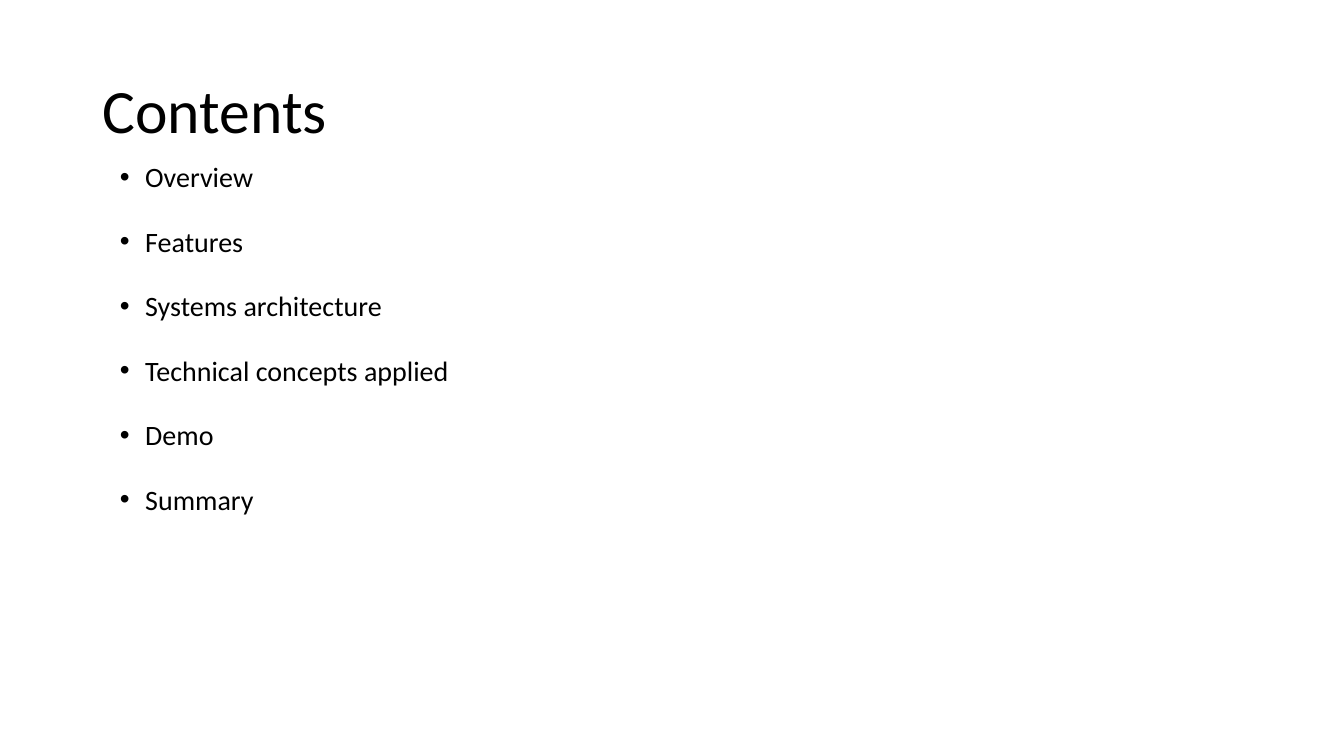
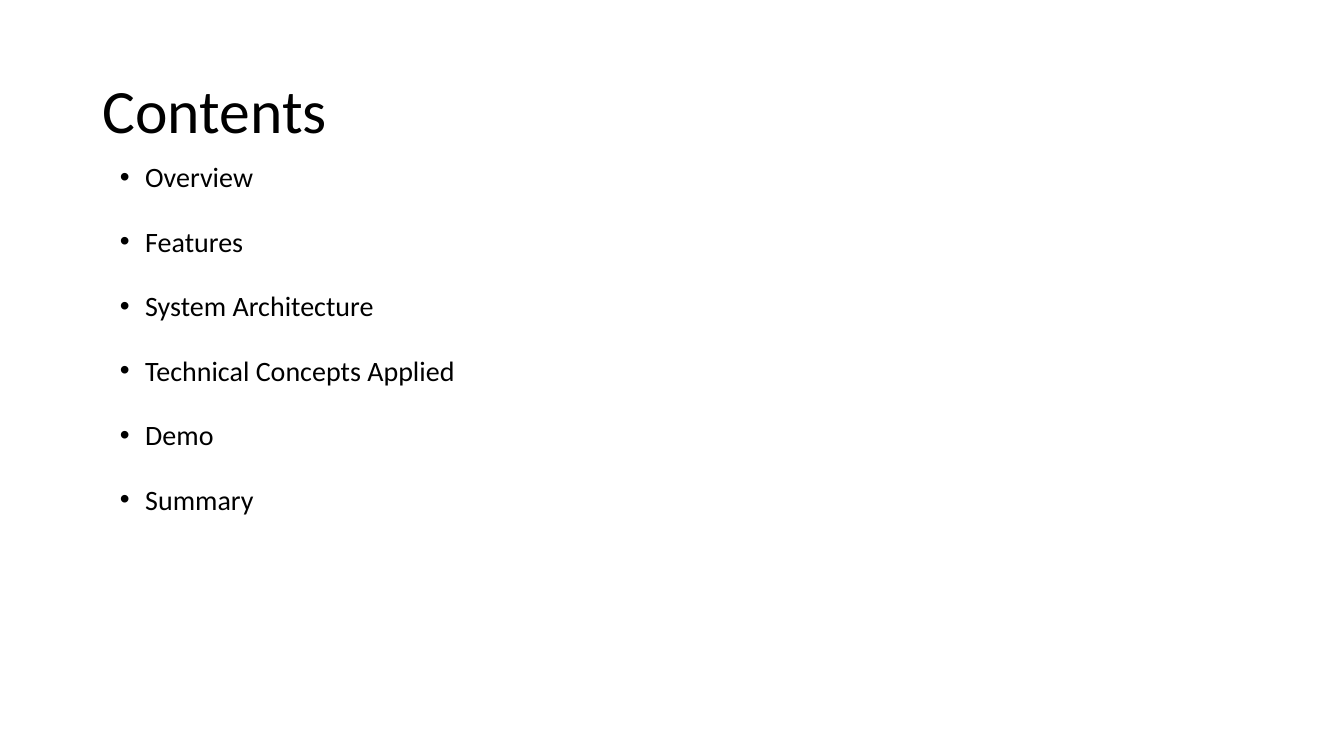
Before and after one commit to fanchuanster/8547SFinalProj, a slide deck: slide 2 of FinalProject_AC.pptx. Drawn at 1344x756 pixels with LibreOffice and Linux fonts; fonts in the diff are those of the drawing; background and template pictures are left out. Boxes give left, top, right and bottom in pixels: in the first picture for what was removed or moved away, otherwise in the second. Text is boxed around its words. In the diff, an @@ line names an element or a change of style, - is before the commit and + after.

```diff
--- a/FinalProject_AC.pptx
+++ b/FinalProject_AC.pptx
@@ text at box(145, 296, 454, 386): text changed @@
-• Systems architecture
-• Technical concepts applied
+• System Architecture
+• Technical Concepts Applied
```
Also in this commit, not shown: 4 other slides changed, 1 slide removed, 2 other files.
